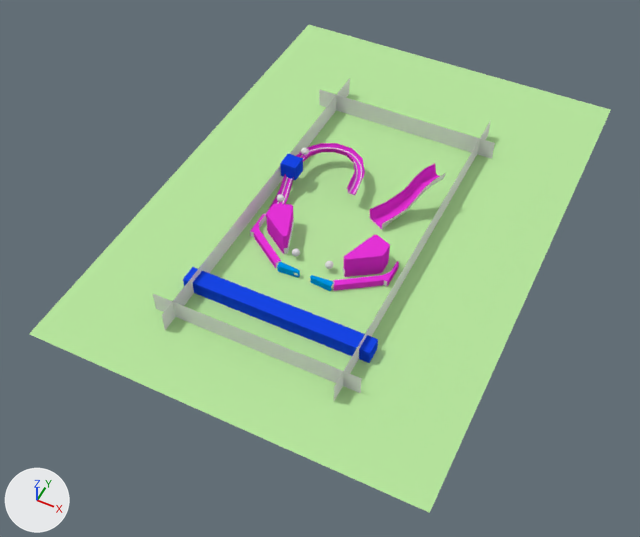
The Blender file output.blend: old version first, new version second.
Before and after are seen from a camera (50 mm lens) standing at (14.59, -20.35, 21.73) and looking at (5.46, -2.09, -1.09). The lights are fixed; the arrows at lower left show +X, +Y and +Z.

In view in the first picture: 'BALL_2', 'PLANE_0', 'PLANE_1', 'PLANE_2', 'PLANE_3', 'PLANE_4', 'P__ramp physics alt+c, convert, decimate, apply', 'P_left_inlane', 'P_ramp2', 'P_right inlane', 'SWITCH_000', 'SWITCH_001'.
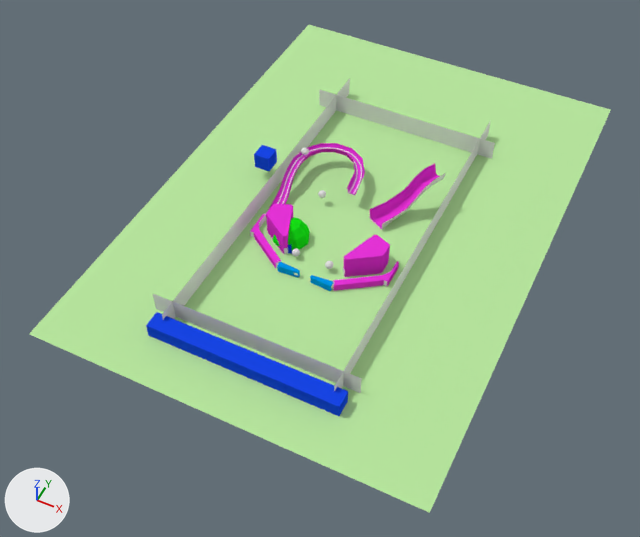
Commit message: Add a ghost object and force object to act as a slingshot.

Where the change shows, as pixel boxes [x1, y1, x2, y2] in the pictures (640 x 537 px):
'SWITCH_001', moved
    before: [183, 267, 378, 363]
    after: [146, 312, 348, 416]
'SWITCH_000', moved
    before: [280, 154, 303, 180]
    after: [254, 145, 277, 171]
'FORCE_002', added (green)
    after: [273, 218, 310, 250]
'BALL_2', moved
    before: [277, 194, 284, 202]
    after: [318, 190, 326, 198]
'SWITCH_002', added
    after: [288, 245, 292, 253]

The edits, one by one:
Material 'GHOSTS.002' (mat_ghosts_002) is new.
Its base color is (0.00914, 0.0604, 0.8) (blue #1846e7).
Material 'FORCE_MATERIAL' (mat_force_material) is new.
Its base color is (0.00955, 0.8, 0.00957) (green #19e719).
Mesh me_cube_004 is new.
It is a box spanning x -1.0..1.0, y -1.0..1.0, z -1.0..1.0.
It uses material mat_ghosts_002 (blue #1846e7).
Mesh me_sphere_004 is new.
It is a UV sphere (8 segments, 6 rings, poles along z) spanning x -0.65..0.65, y -0.65..0.65, z -0.65..0.65.
It uses material mat_force_material (green #19e719).
Object 'SWITCH_000' (ob_switch_000) moves from (3.16, 0.3, 0.74) to (2.1, 0.3, 0.74).
Object 'BALL_2' (ob_ball_2) moves from (3.39, -1.0, 0.42) to (4.59, -0.16, 0.42).
Object 'SWITCH_001' (ob_switch_001) moves from (5.67, -5.42, 0.21) to (5.67, -7.5, 0.21).
Object 'SWITCH_002' (ob_switch_002) is new; it shows me_cube_004.
Its location is (4.43, -2.18, 0.14).
Its rotation in degrees is (0, 0, 20).
Its scale is (0.0879, 0.68, 0.151).
Object 'FORCE_002' (ob_force_002) is new; it shows me_sphere_004.
Its location is (4.43, -2.18, 0.14).
